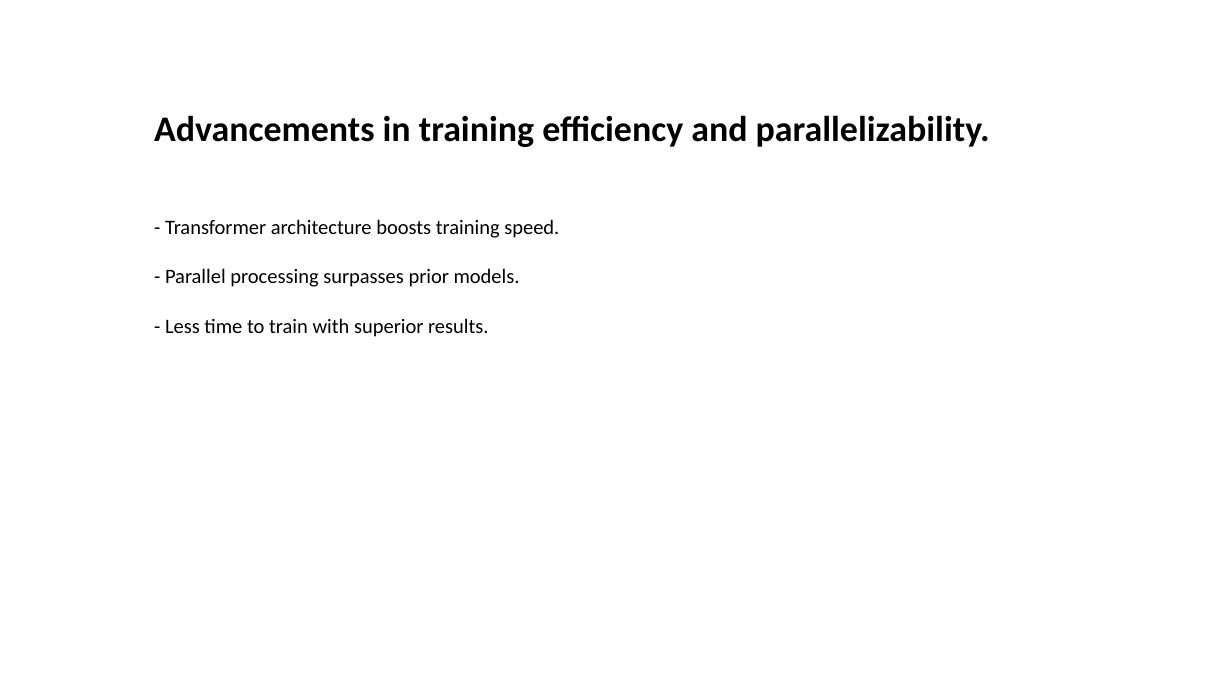
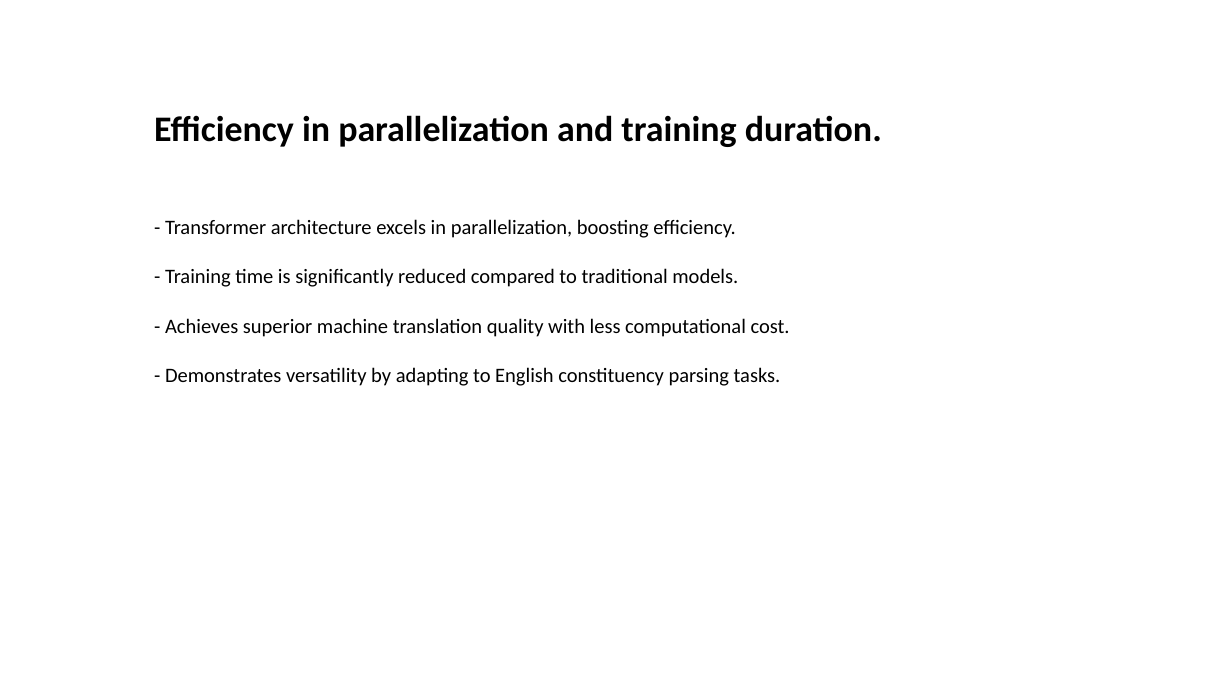
Before and after one commit to Jessie-ZhaoXi/dsa4213-ppt-generator, a slide deck: slide 7 of ppt_generator/my_ppts/attention_mode2.pptx (slide 6 before the commit). Drawn at 1232x693 pixels with LibreOffice and Linux fonts; fonts in the diff are those of the drawing; background and template pictures are left out. Boxes give left, top, right and bottom in pixels: in the first picture for what was removed or moved away, otherwise in the second. Text is boxed around its words. In the diff, an @@ line names an element or a change of style, - is before the commit and + after.

```diff
--- a/ppt_generator/my_ppts/attention_mode2.pptx
+++ b/ppt_generator/my_ppts/attention_mode2.pptx
@@ text at [154, 115, 882, 147]: text changed @@
-Advancements in training efficiency and parallelizability.
+Efficiency in parallelization and training duration.
@@ text at [165, 219, 790, 386]: text changed @@
-- Transformer architecture boosts training speed.
-- Parallel processing surpasses prior models.
-- Less time to train with superior results.
+- Transformer architecture excels in parallelization, boosting efficiency.
+- Training time is significantly reduced compared to traditional models.
+- Achieves superior machine translation quality with less computational cost.
+- Demonstrates versatility by adapting to English constituency parsing tasks.
```
Also in this commit, not shown: 6 other slides changed, 3 slides added, 7 other files.
